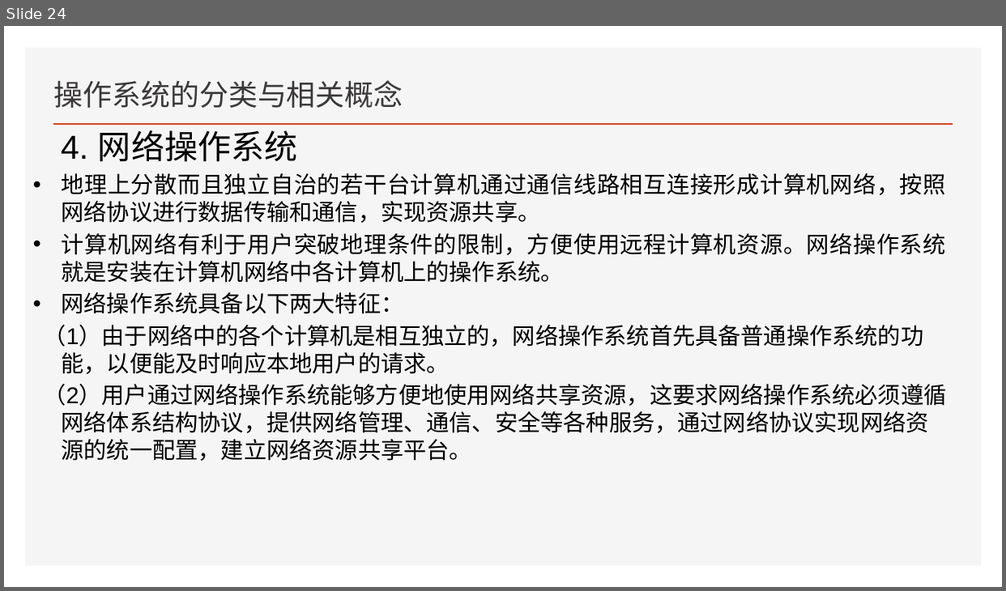
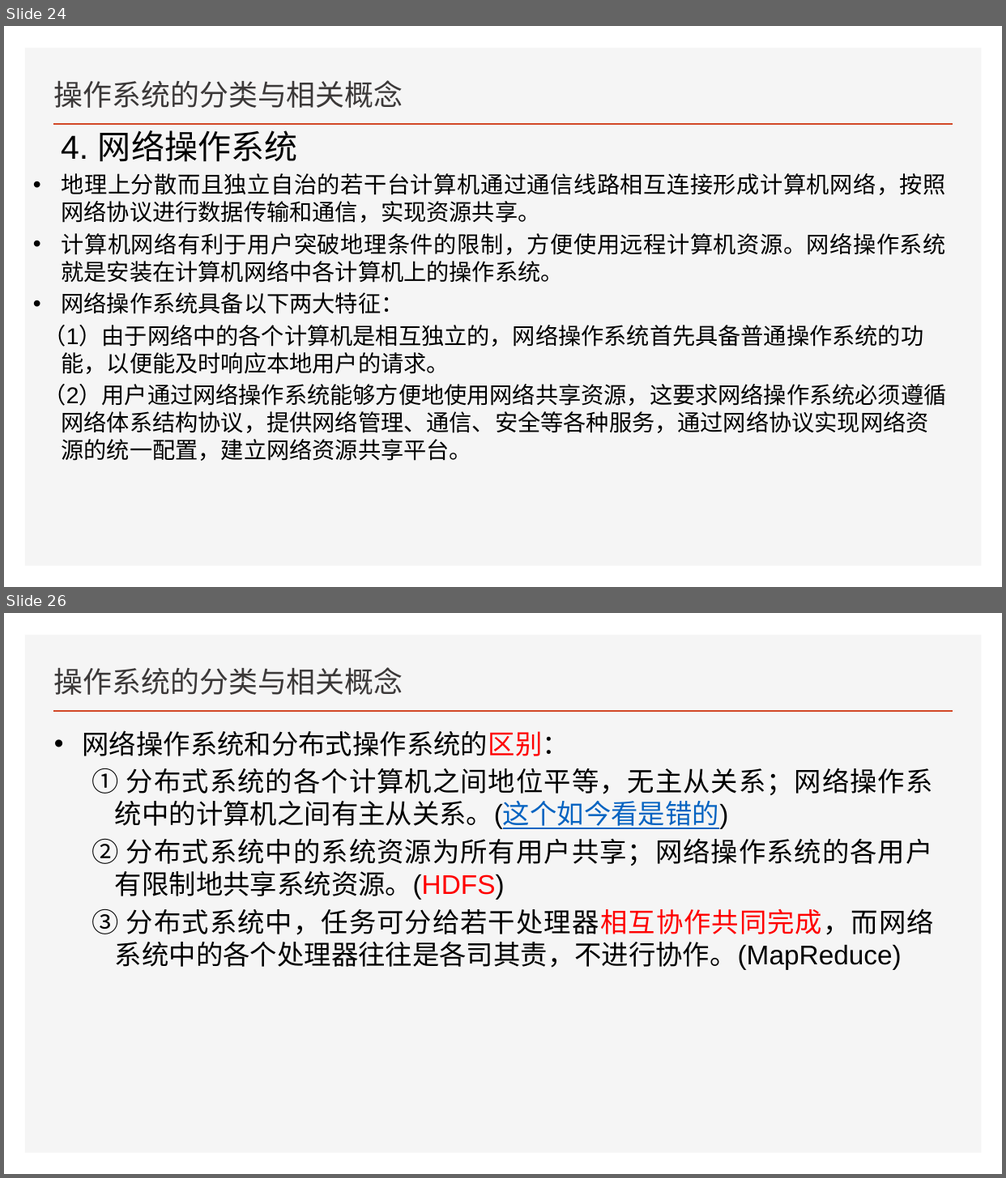
Before and after one commit to FourierAI/Operating-system, a slide deck: 导论/操作系统.pptx. Shown one above the other, each under a label of ours: slide 24 before the commit, slides 24 and 26 after it; the slides between them are not shown. The pictures are 1006x591 and 1006x1178 pixels, drawn with LibreOffice and Linux fonts; fonts in the diff are those of the drawing. Boxes give left, top, right and bottom in pixels: in the first picture for what was removed or moved away, otherwise in the second. Text is boxed around its words. In the diff, an @@ line names an element or a change of style, - is before the commit and + after.

```diff
--- a/导论/操作系统.pptx
+++ b/导论/操作系统.pptx
@@ slide 26 added at (4,613,1002,1174), background #FFFFFF; not listed: 2 template elements that a slide beside it also shows @@
@@ title added at (54,667,403,695), 28 pt, text #3B3838 @@
+操作系统的分类与相关概念
@@ text added at (83,730,934,970), 26 pt, text #000000 @@
+• 网络操作系统和分布式操作系统的区别：
+  ① 分布式系统的各个计算机之间地位平等，无主从关系；网络操作系统中的计算机之间有主从关系。(这个如今看是错的)
+  ② 分布式系统中的系统资源为所有用户共享；网络操作系统的各用户有限制地共享系统资源。(HDFS)
+  ③ 分布式系统中，任务可分给若干处理器相互协作共同完成，而网络系统中的各个处理器往往是各司其责，不进行协作。(MapReduce)
```
Also in this commit, not shown: 2 slides changed, 18 other slides added.
